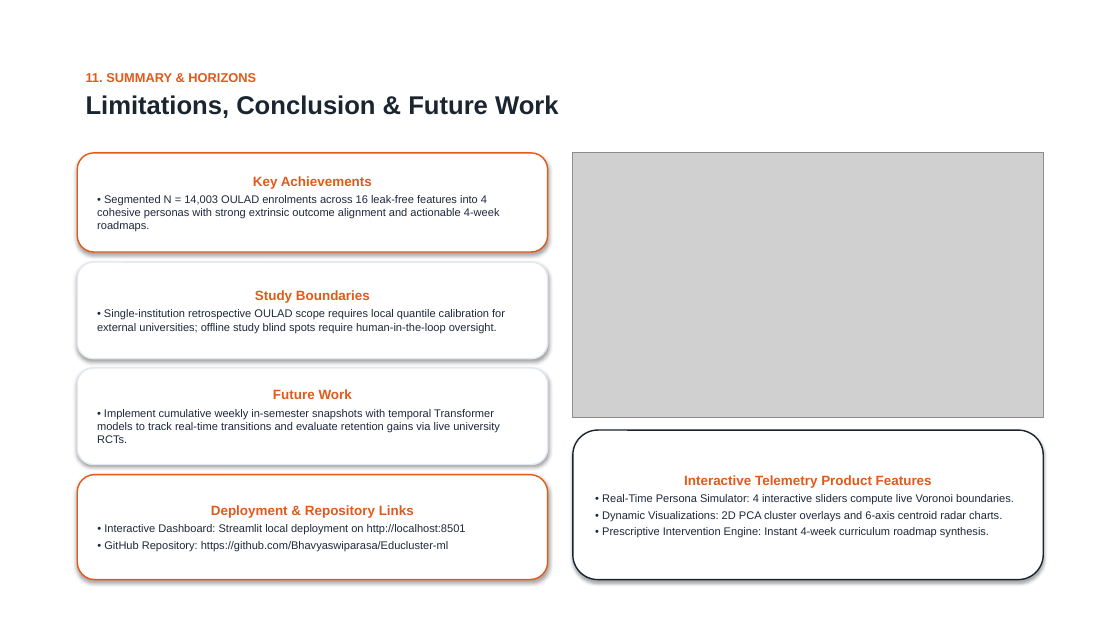
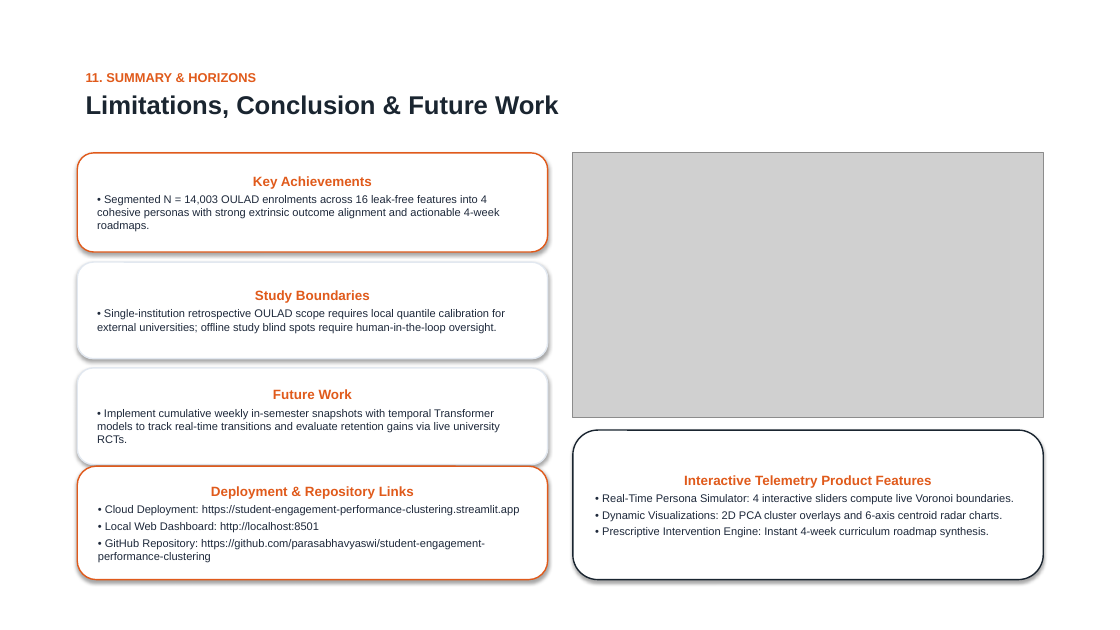
Before and after one commit to parasabhavyaswi/student-engagement-performance-clustering, a slide deck: slide 12 of EduCluster_ML_Presentation.pptx. Drawn at 1120x630 pixels with LibreOffice and Linux fonts; fonts in the diff are those of the drawing; grey boxes stand for pictures; background and template pictures are left out. Boxes give left, top, right and bottom in pixels: in the first picture for what was removed or moved away, otherwise in the second. Text is boxed around its words. In the diff, an @@ line names an element or a change of style, - is before the commit and + after.

Commit message:
feat(deploy): add Streamlit Cloud, Docker, and Render deployment configurations with live deployment links

```diff
--- a/EduCluster_ML_Presentation.pptx
+++ b/EduCluster_ML_Presentation.pptx
@@ rounded rectangle "Deployment & Repository Links": place and size @@
-rounded rectangle "Deployment & Repository Links" at [77, 475, 548, 580]
+rounded rectangle "Deployment & Repository Links" at [77, 466, 548, 580]
@@ text in rounded rectangle at [98, 505, 520, 563]: text changed @@
-• Interactive Dashboard: Streamlit local deployment on http://localhost:8501
-• GitHub Repository: https://github.com/Bhavyaswiparasa/Educluster-ml
+• Cloud Deployment: https://student-engagement-performance-clustering.streamlit.app
+• Local Web Dashboard: http://localhost:8501
+• GitHub Repository: https://github.com/parasabhavyaswi/student-engagement-performance-clustering
```
Also in this commit, not shown: 8 other files.
